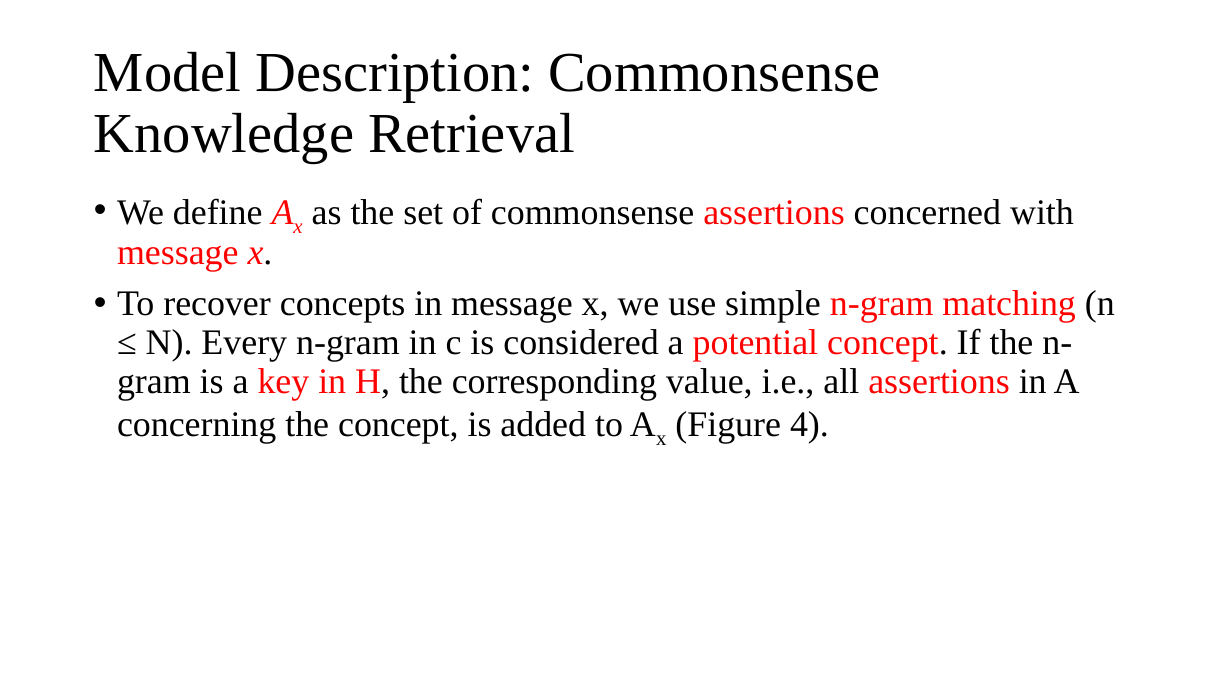
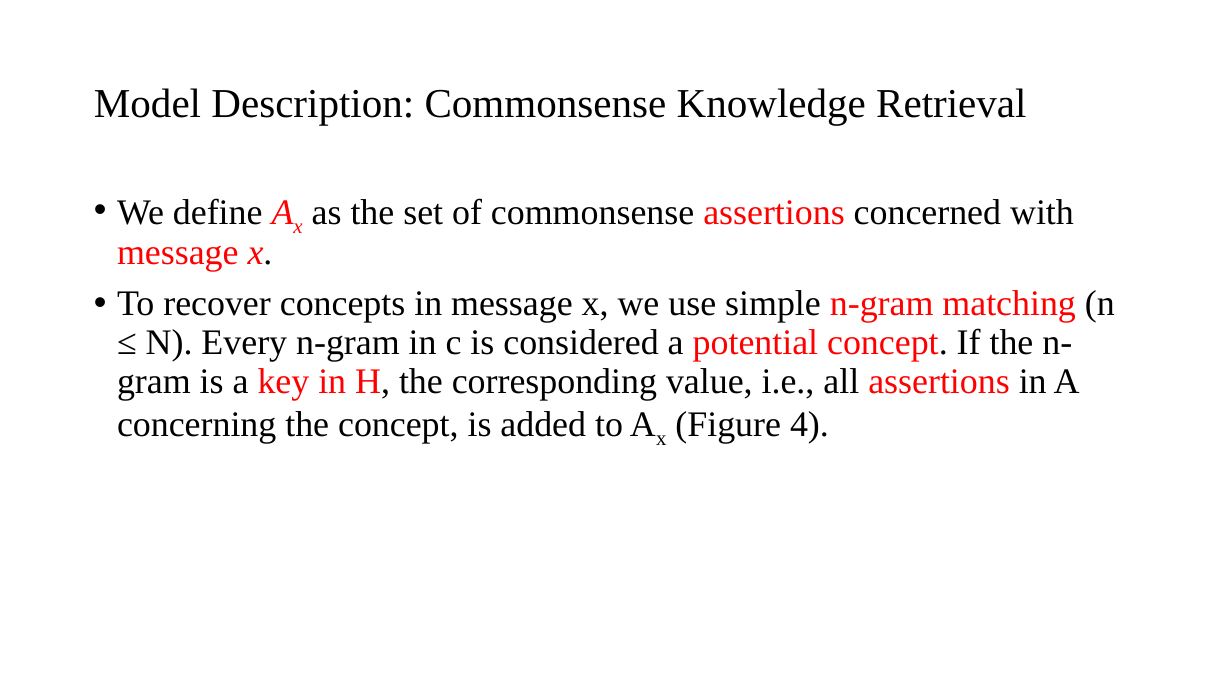
Before and after one commit to cloudspurs/klz, a slide deck: slide 12 of computer_science/ai/natural_language_processing/dialogue/papers/Augmenting End-to-End Dialogue Systems.pptx. Drawn at 1232x693 pixels with LibreOffice and Linux fonts; fonts in the diff are those of the drawing. Boxes give left, top, right and bottom in pixels: in the first picture for what was removed or moved away, otherwise in the second. Text is boxed around its words. In the diff, an @@ line names an element or a change of style, - is before the commit and + after.

Commit message:
knowledge tracing

```diff
--- a/computer_science/ai/natural_language_processing/dialogue/papers/Augmenting End-to-End Dialogue Systems.pptx
+++ b/computer_science/ai/natural_language_processing/dialogue/papers/Augmenting End-to-End Dialogue Systems.pptx
@@ title "Model Description: Commonsense Knowledge Retrieval" at [94,88,1026,125]: size 44 to 32 pt @@
```
Also in this commit, not shown: 7 other slides changed, 26 other files.
